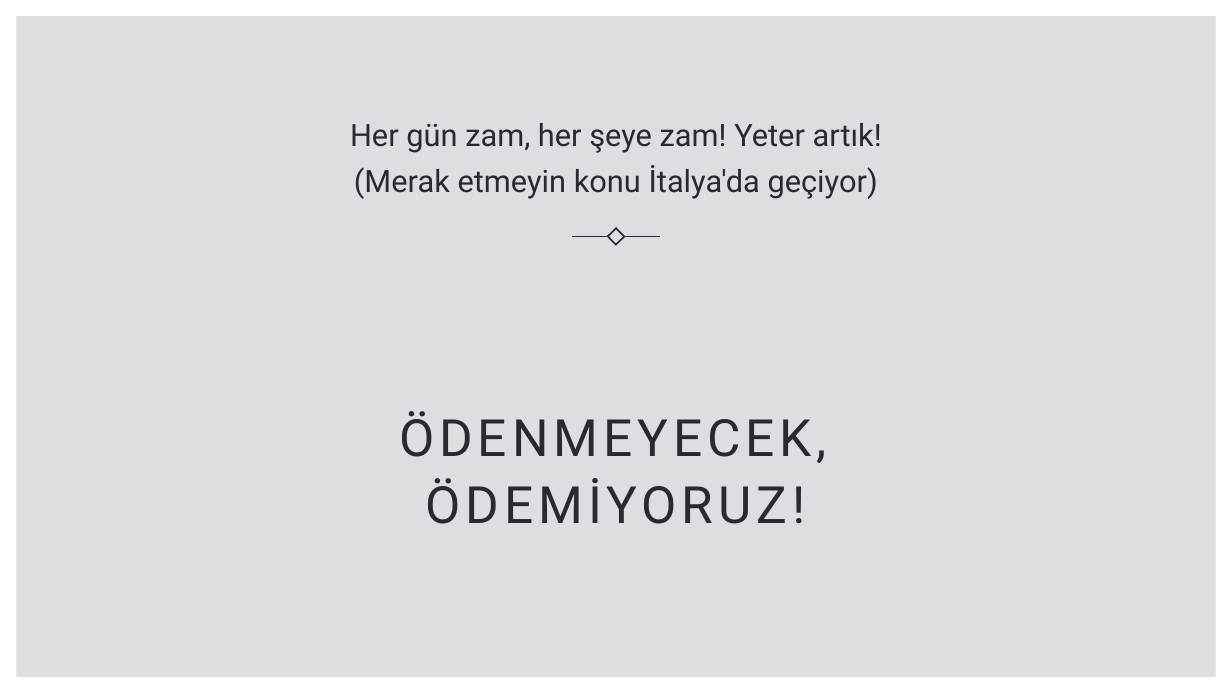
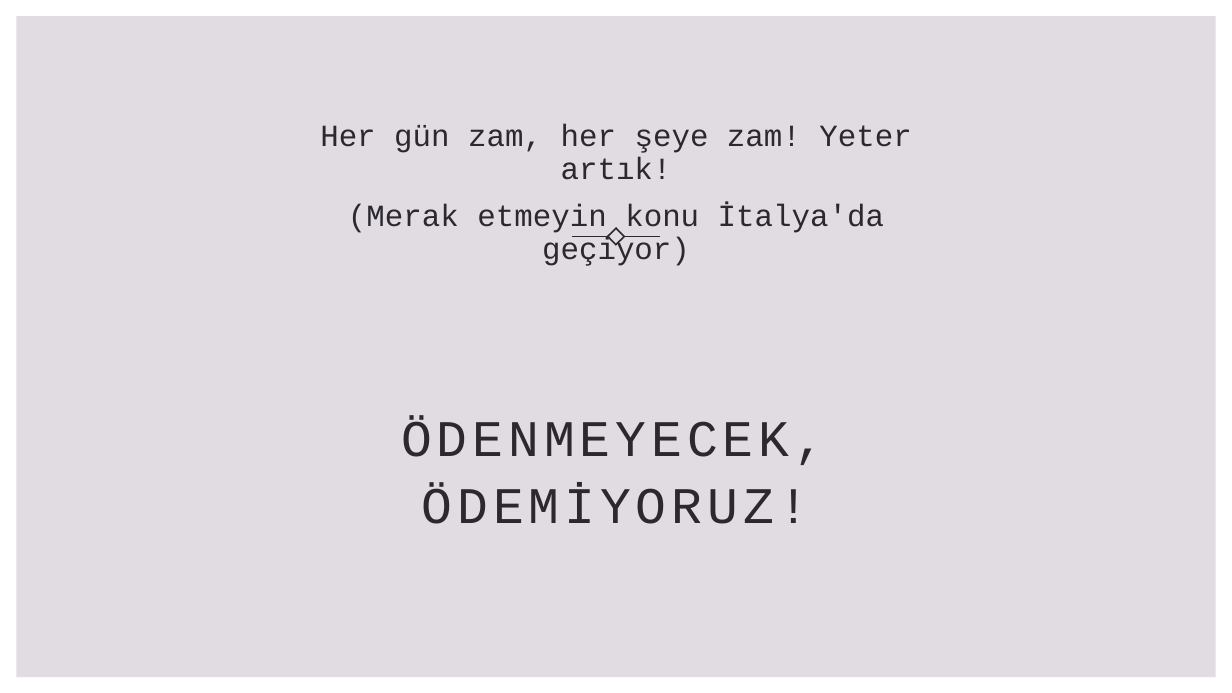
Before and after one commit to omeraslandev/omeraslandev.github.io, a slide deck: slide 1 of sunum.pptx. Drawn at 1232x693 pixels with LibreOffice and Linux fonts; fonts in the diff are those of the drawing. Boxes give left, top, right and bottom in pixels: in the first picture for what was removed or moved away, otherwise in the second. Text is boxed around its words. In the diff, an @@ line names an element or a change of style, - is before the commit and + after.

```diff
--- a/sunum.pptx
+++ b/sunum.pptx
@@ subtitle "Her gün zam, her şeye ..." at bbox=[320, 124, 911, 266]: font Roboto to Courier New @@
@@ title "ÖDENMEYECEK, ÖDEMIYORUZ!" at bbox=[401, 418, 825, 465]: font Roboto to Courier New @@
```
Also in this commit, not shown: 5 other slides changed.
